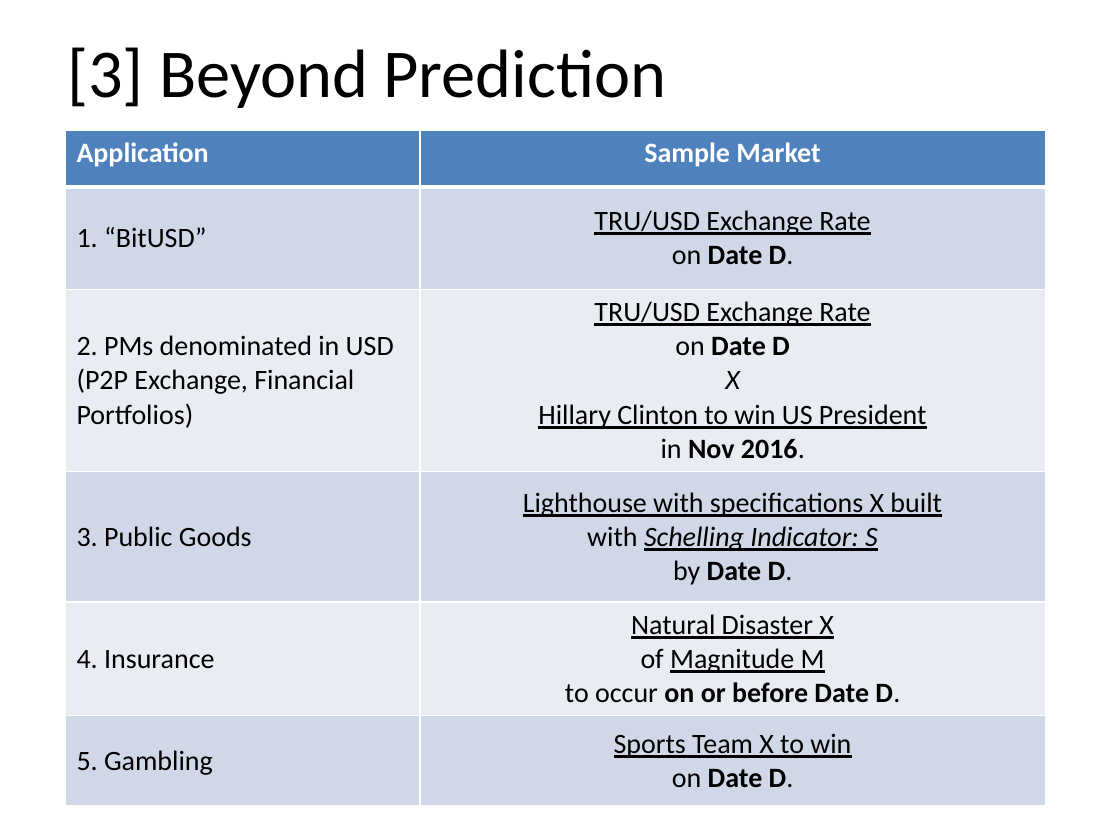
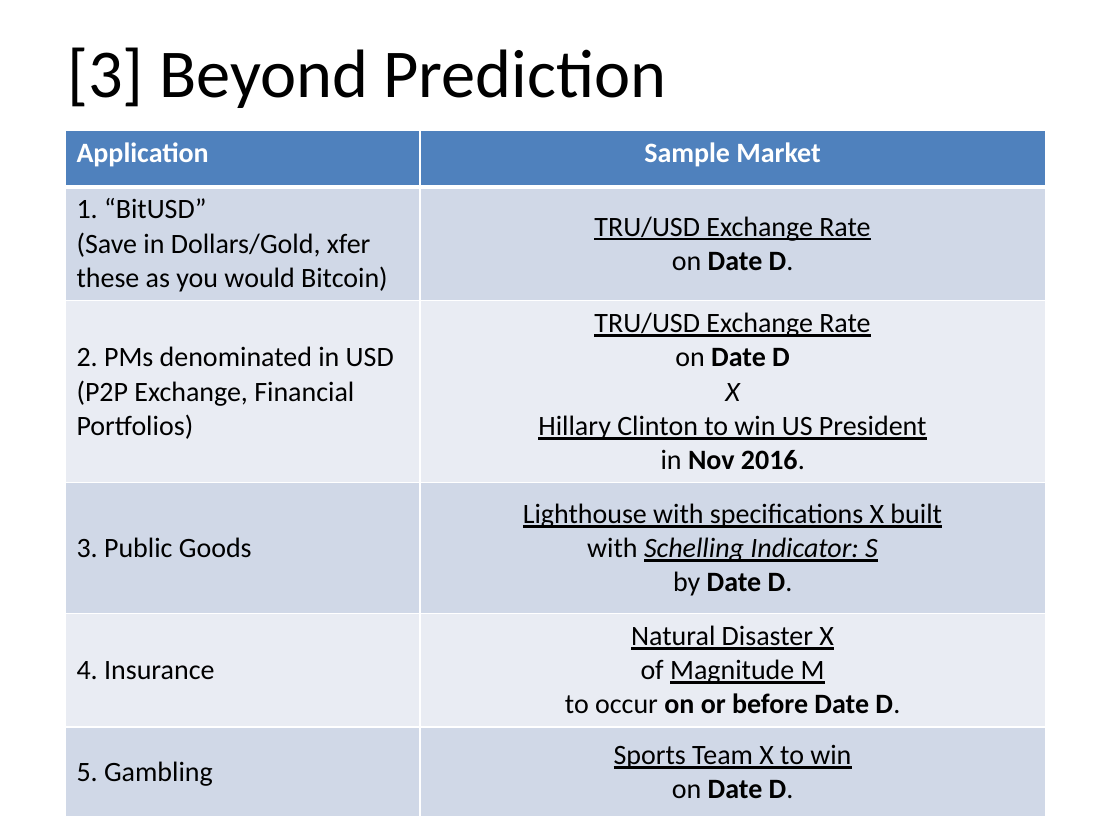
Before and after one commit to psztorc/Truthcoin, a slide deck: slide 9 of docs/TruthcoinValuable.pptx. Drawn at 1120x840 pixels with LibreOffice and Linux fonts; fonts in the diff are those of the drawing. Boxes give left, top, right and bottom in pixels: in the first picture for what was removed or moved away, otherwise in the second. Text is boxed around its words. In the diff, an @@ line names an element or a change of style, - is before the commit and + after.

```diff
--- a/docs/TruthcoinValuable.pptx
+++ b/docs/TruthcoinValuable.pptx
@@ table at <box>65,131,1045,811</box> @@
-row 2, column 1: 1. “BitUSD”
+row 2, column 1: 1. “BitUSD” (Save in Dollars/Gold, xfer these as you would Bitcoin)
```
Also in this commit, not shown: 6 other slides changed, 1 slide added, 1 other file.
